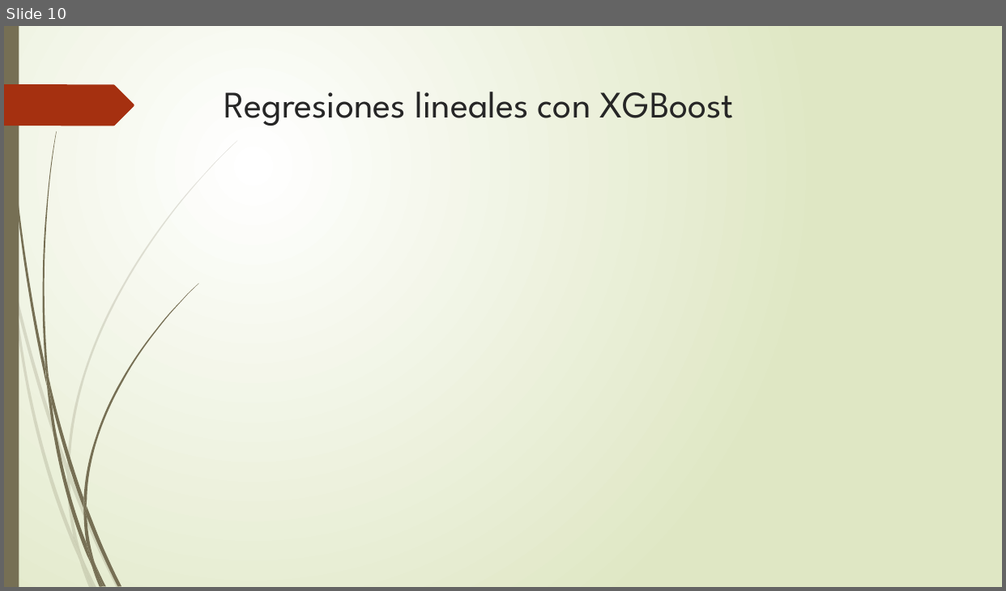
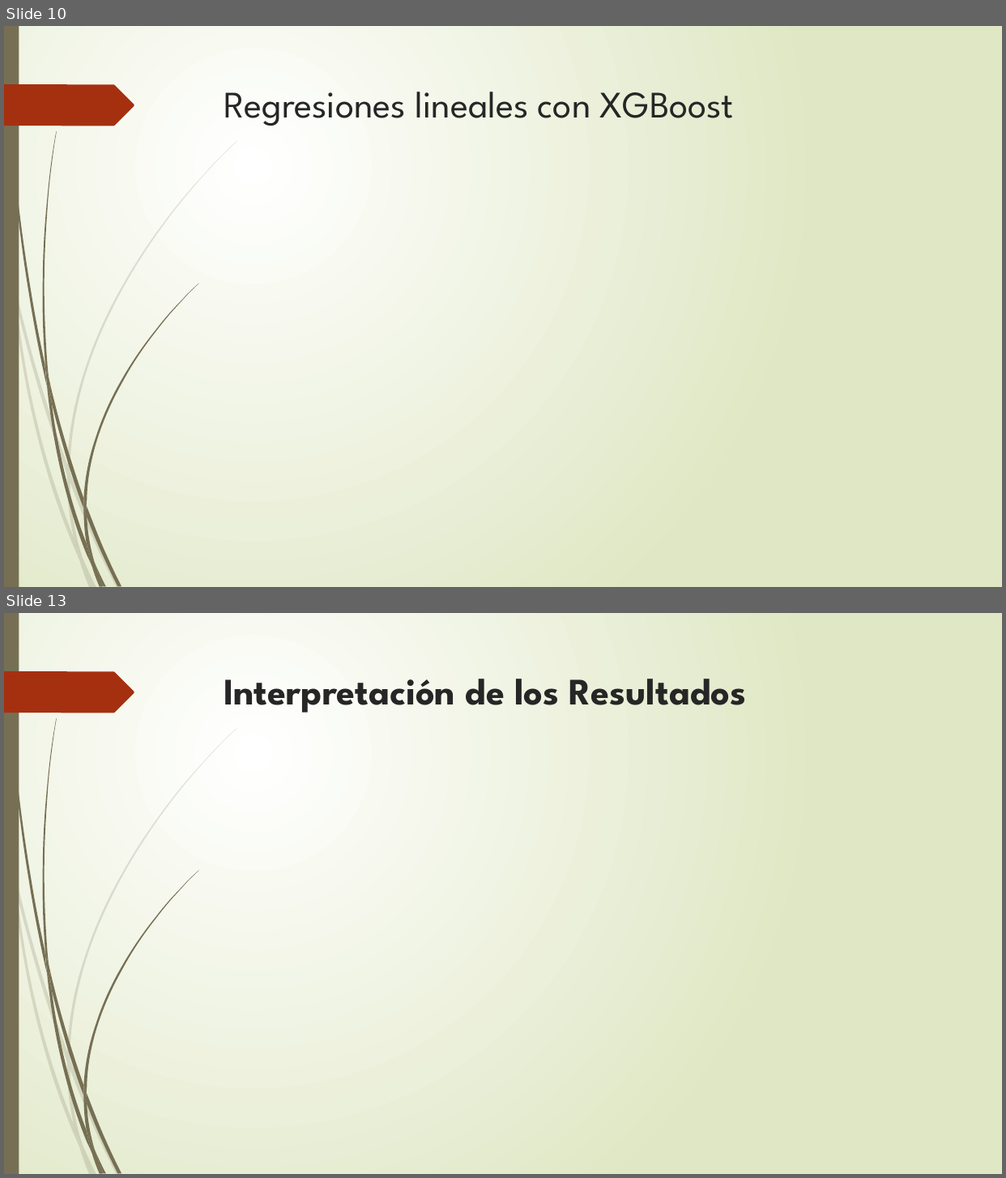
Before and after one commit to corderobot/Kaggle_House-Prices, a slide deck: Docs/House Prices.pptx. Shown one above the other, each under a label of ours: slide 10 before the commit, slides 10 and 13 after it; the slides between them are not shown. The pictures are 1006x591 and 1006x1178 pixels, drawn with LibreOffice and Linux fonts; fonts in the diff are those of the drawing. Boxes give left, top, right and bottom in pixels: in the first picture for what was removed or moved away, otherwise in the second. Text is boxed around its words. In the diff, an @@ line names an element or a change of style, - is before the commit and + after.

```diff
--- a/Docs/House Prices.pptx
+++ b/Docs/House Prices.pptx
@@ slide 13 added at (x1=4, y1=613, x2=1002, y2=1174), background gradient #FFFFFF to #DFE8C4; not listed: 24 template elements that a slide beside it also shows @@
@@ title added at (x1=224, y1=679, x2=747, y2=713), 36 pt, text #262626, bold @@
+Interpretación de los Resultados
```
Also in this commit, not shown: 5 slides changed, 8 other slides added, 4 slides removed.
